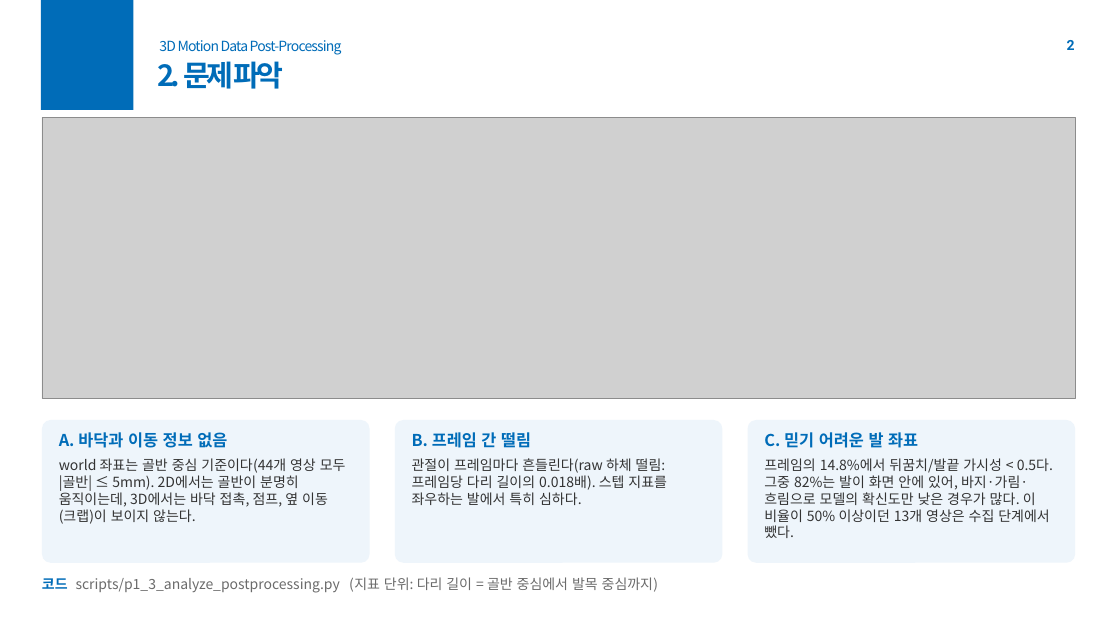
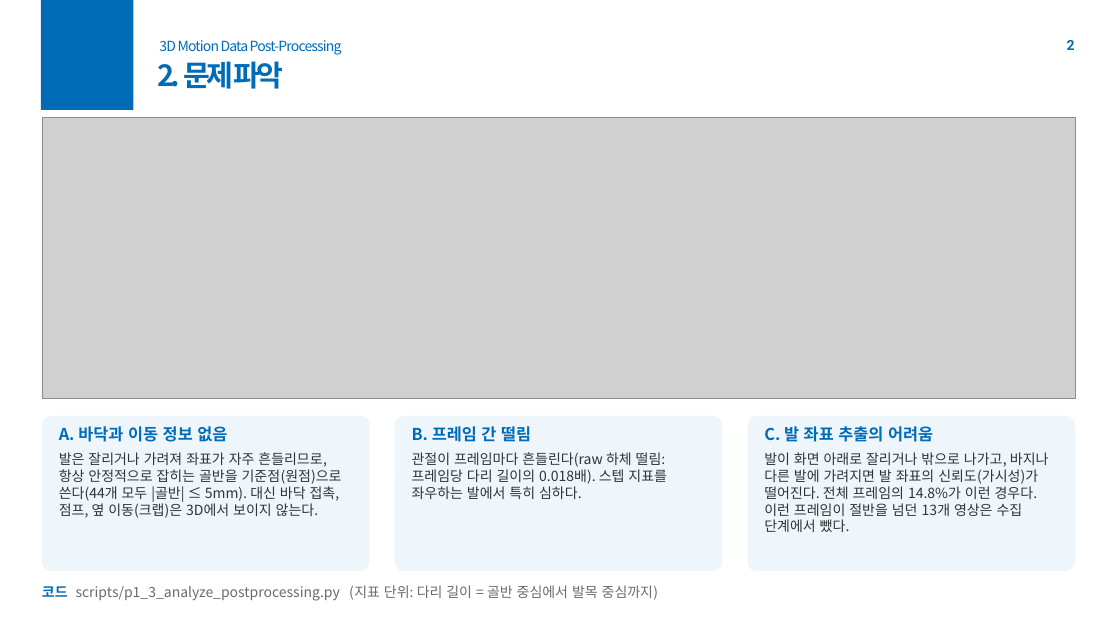
Before and after one commit to yurim0000/kpop-step-classification, a slide deck: slide 2 of docs/Assignment02_3D_motiondata.pptx. Drawn at 1120x630 pixels with LibreOffice and Linux fonts; fonts in the diff are those of the drawing; grey boxes stand for pictures; background and template pictures are left out. Boxes give left, top, right and bottom in pixels: in the first picture for what was removed or moved away, otherwise in the second. Text is boxed around its words. In the diff, an @@ line names an element or a change of style, - is before the commit and + after.

```diff
--- a/docs/Assignment02_3D_motiondata.pptx
+++ b/docs/Assignment02_3D_motiondata.pptx
@@ rounded rectangle: place and size @@
-rounded rectangle at [42, 420, 370, 563]
+rounded rectangle at [42, 416, 370, 571]
@@ rounded rectangle: place and size @@
-rounded rectangle at [395, 420, 723, 563]
+rounded rectangle at [395, 416, 723, 571]
@@ rounded rectangle: place and size @@
-rounded rectangle at [748, 420, 1075, 563]
+rounded rectangle at [748, 416, 1075, 571]
@@ text "B. 프레임 간 떨림": place and size @@
-text "B. 프레임 간 떨림" at [412, 432, 667, 505]
+text "B. 프레임 간 떨림" at [412, 426, 667, 499]
@@ text at [764, 424, 1049, 532]: text changed @@
-C. 믿기 어려운 발 좌표
-프레임의 14.8%에서 뒤꿈치/발끝 가시성 < 0.5다. 그중 82%는 발이 화면 안에 있어, 바지·가림·흐림으로 모델의 확신도만 낮은 경우가 많다. 이 비율이 50% 이상이던 13개 영상은 수집 단계에서 뺐다.
+C. 발 좌표 추출의 어려움
+발이 화면 아래로 잘리거나 밖으로 나가고, 바지나 다른 발에 가려지면 발 좌표의 신뢰도(가시성)가 떨어진다. 전체 프레임의 14.8%가 이런 경우다. 이런 프레임이 절반을 넘던 13개 영상은 수집 단계에서 뺐다.
@@ text at [59, 452, 342, 518]: text changed @@
-world 좌표는 골반 중심 기준이다(44개 영상 모두 |골반| ≤ 5mm). 2D에서는 골반이 분명히 움직이는데, 3D에서는 바닥 접촉, 점프, 옆 이동(크랩)이 보이지 않는다.
+발은 잘리거나 가려져 좌표가 자주 흔들리므로, 항상 안정적으로 잡히는 골반을 기준점(원점)으로 쓴다(44개 모두 |골반| ≤ 5mm). 대신 바닥 접촉, 점프, 옆 이동(크랩)은 3D에서 보이지 않는다.
@@ text "코드 scripts/p1_3_analyze_postprocessing.py (지표 단위: 다리 ...": place and size @@
-text "코드 scripts/p1_3_analyze_postprocessing.py (지표 단위: 다리 ..." at [42, 577, 658, 593]
+text "코드 scripts/p1_3_analyze_postprocessing.py (지표 단위: 다리 ..." at [42, 585, 658, 601]
```
Also in this commit, not shown: 2 other slides changed, 2 other files.
